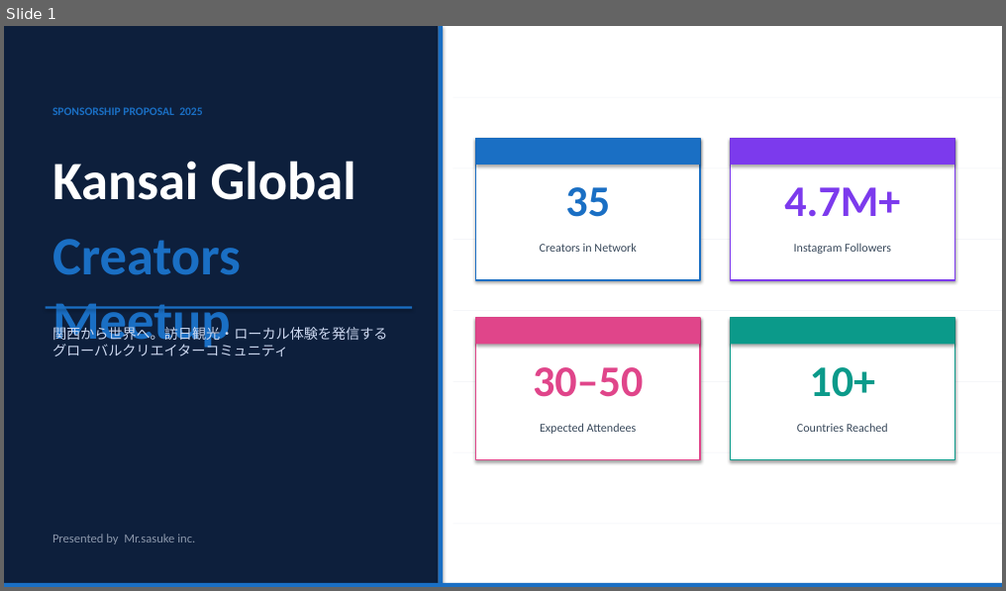
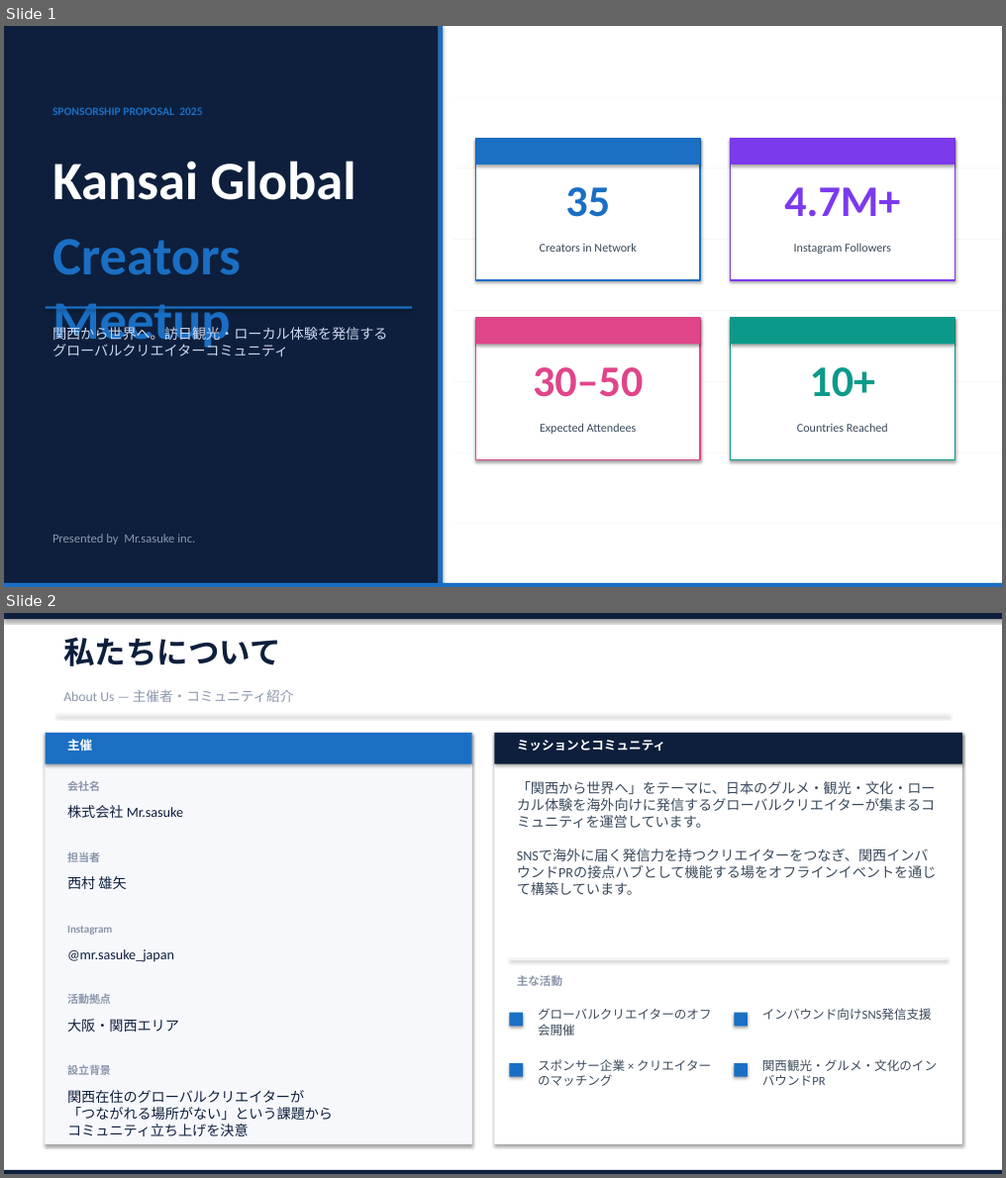
Before and after one commit to yuyakamen/-, a slide deck: KansaiGlobalCreatorsMeetup_SponsorshipProposal.pptx. Shown one above the other, each under a label of ours: slide 1 before the commit, slides 1 and 2 after it. The pictures are 1006x591 and 1006x1178 pixels, drawn with LibreOffice and Linux fonts; fonts in the diff are those of the drawing. Boxes give left, top, right and bottom in pixels: in the first picture for what was removed or moved away, otherwise in the second. Text is boxed around its words. In the diff, an @@ line names an element or a change of style, - is before the commit and + after.

```diff
--- a/KansaiGlobalCreatorsMeetup_SponsorshipProposal.pptx
+++ b/KansaiGlobalCreatorsMeetup_SponsorshipProposal.pptx
@@ slide 2 added at box(4, 613, 1002, 1174), background #FFFFFF @@
@@ rectangle added at box(4, 613, 1002, 1174), fill #FFFFFF @@
@@ rectangle added at box(4, 613, 1002, 619), fill #0D1F3C @@
@@ text added at box(63, 637, 281, 666), 30 pt, text #0D1F3C, bold @@
+私たちについて
@@ text added at box(63, 689, 294, 702), 13 pt, text #8A96AA @@
+About Us — 主催者・コミュニティ紹介
@@ rectangle added at box(56, 714, 949, 716), fill #F0F2F7 @@
@@ rectangle added at box(46, 733, 472, 1145), fill #F7F8FC, outline #F0F2F7 1 pt @@
@@ rectangle added at box(46, 733, 472, 764), fill #1A6FC4 @@
@@ text added at box(67, 739, 92, 751), 12 pt, text #FFFFFF, bold @@
+主催
@@ rectangle added at box(494, 733, 962, 1145), fill #FFFFFF, outline #F0F2F7 1 pt @@
@@ rectangle added at box(494, 733, 962, 764), fill #0D1F3C @@
@@ text added at box(517, 740, 665, 751), 12 pt, text #FFFFFF, bold @@
+ミッションとコミュニティ
@@ text added at box(67, 781, 100, 791), 10.5 pt, text #8A96AA, bold @@
+会社名
@@ text added at box(517, 781, 937, 895), 13.5 pt, text #3A4A5C @@
+「関西から世界へ」をテーマに、日本のグルメ・観光・文化・ローカル体験を海外向けに発信するグローバルクリエイターが集まるコミュニティを運営しています。
+SNSで海外に届く発信力を持つクリエイターをつなぎ、関西インバウンドPRの接点ハブとして機能する場をオフラインイベントを通じて構築しています。
@@ text added at box(67, 805, 183, 818), 13.5 pt, text #0D1F3C @@
+株式会社 Mr.sasuke
@@ text added at box(67, 853, 100, 862), 10.5 pt, text #8A96AA, bold @@
+担当者
@@ text added at box(67, 876, 126, 889), 13.5 pt, text #0D1F3C @@
+西村 雄矢
@@ text added at box(67, 926, 112, 935), 10.5 pt, text #8A96AA, bold @@
+Instagram
@@ text added at box(67, 950, 174, 962), 13.5 pt, text #0D1F3C @@
+@mr.sasuke_japan
@@ rectangle added at box(509, 959, 947, 960), fill #F0F2F7 @@
@@ text added at box(67, 994, 111, 1004), 10.5 pt, text #8A96AA, bold @@
+活動拠点
@@ text added at box(517, 975, 562, 986), 11 pt, text #8A96AA, bold @@
+主な活動
@@ text added at box(67, 1019, 179, 1032), 13.5 pt, text #0D1F3C @@
+大阪・関西エリア
@@ rectangle added at box(509, 1013, 523, 1026), fill #1A6FC4 @@
@@ text added at box(538, 1008, 712, 1036), 12 pt, text #3A4A5C @@
+グローバルクリエイターのオフ会開催
@@ rectangle added at box(734, 1013, 747, 1026), fill #1A6FC4 @@
@@ text added at box(762, 1008, 932, 1020), 12 pt, text #3A4A5C @@
+インバウンド向けSNS発信支援
@@ text added at box(67, 1065, 111, 1075), 10.5 pt, text #8A96AA, bold @@
+設立背景
@@ rectangle added at box(509, 1063, 523, 1077), fill #1A6FC4 @@
@@ text added at box(538, 1059, 711, 1086), 12 pt, text #3A4A5C @@
+スポンサー企業 × クリエイターのマッチング
@@ rectangle added at box(734, 1063, 747, 1077), fill #1A6FC4 @@
@@ text added at box(762, 1059, 937, 1086), 12 pt, text #3A4A5C @@
+関西観光・グルメ・文化のインバウンドPR
@@ text added at box(67, 1090, 333, 1137), 13.5 pt, text #0D1F3C @@
+関西在住のグローバルクリエイターが
+「つながれる場所がない」という課題から
+コミュニティ立ち上げを決意
@@ rectangle added at box(4, 1170, 1002, 1174), fill #0D1F3C @@
```
Also in this commit, not shown: 1 other file.
